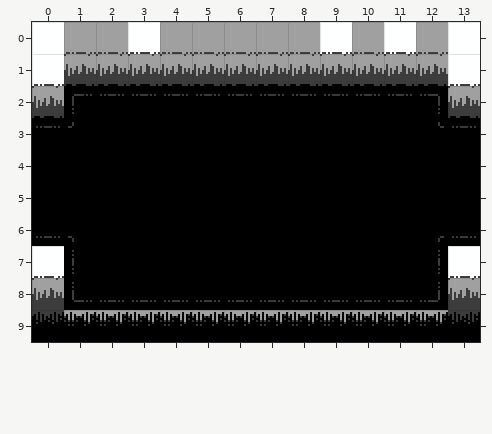
Tiled map -- art/rooms/GrassyTest_Standard_EW.tmx. The first picture shows the starting point.
Cells are 16x16 px. Shown: x 0..13, y 0..9. Tiles whose own drawing changed are shown in their newer look in all pictures.
New version:
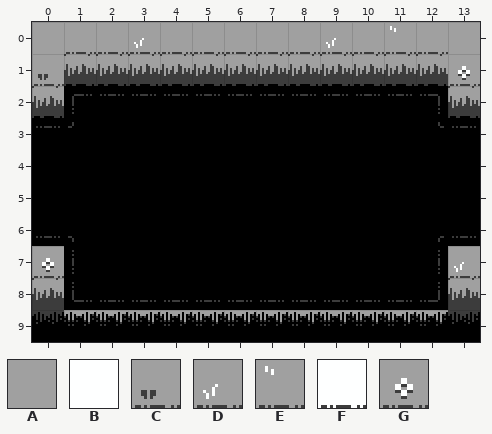
Key: from "MapTiles": A 2 "map", B 3 "map", C 18 "map", D 20 "map", E 21 "map", F 24 "map", G 25 "map".
_ is an empty cell, . an unchanged one.
From old to new:
--- layer "Tile Layer 1"
@@ x 0..13 @@
- 0 B..F.....F.F.B
- 1 F............F
+ 0 A..D.....D.E.A
+ 1 C............G
@@ x 0..13 @@
- 7 F............F
+ 7 G............D
Changed places in both pictures, as pixel boxes (x1, y1, x2, y2):
changed: (32, 22, 64, 86)
changed: (128, 22, 160, 54)
changed: (320, 22, 352, 54)
changed: (384, 22, 416, 54)
changed: (448, 22, 480, 86)
changed: (32, 246, 64, 278)
changed: (448, 246, 480, 278)
